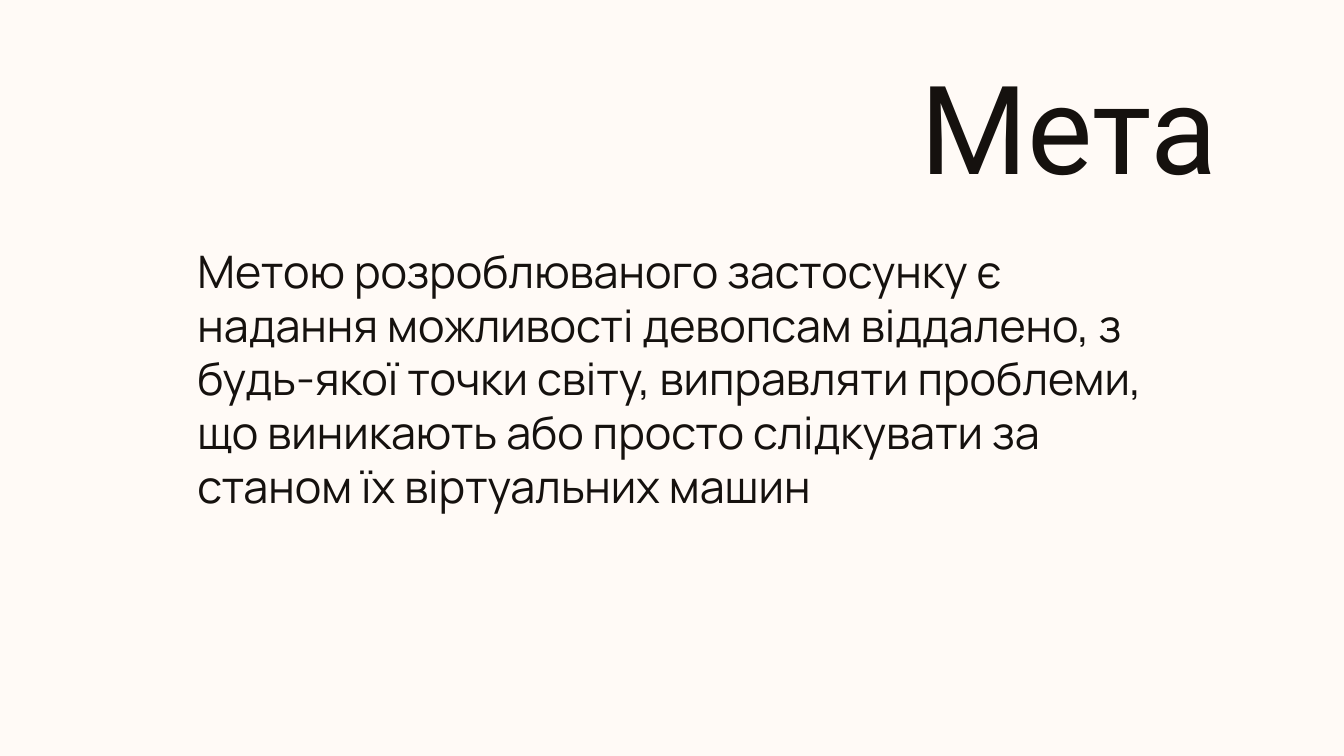
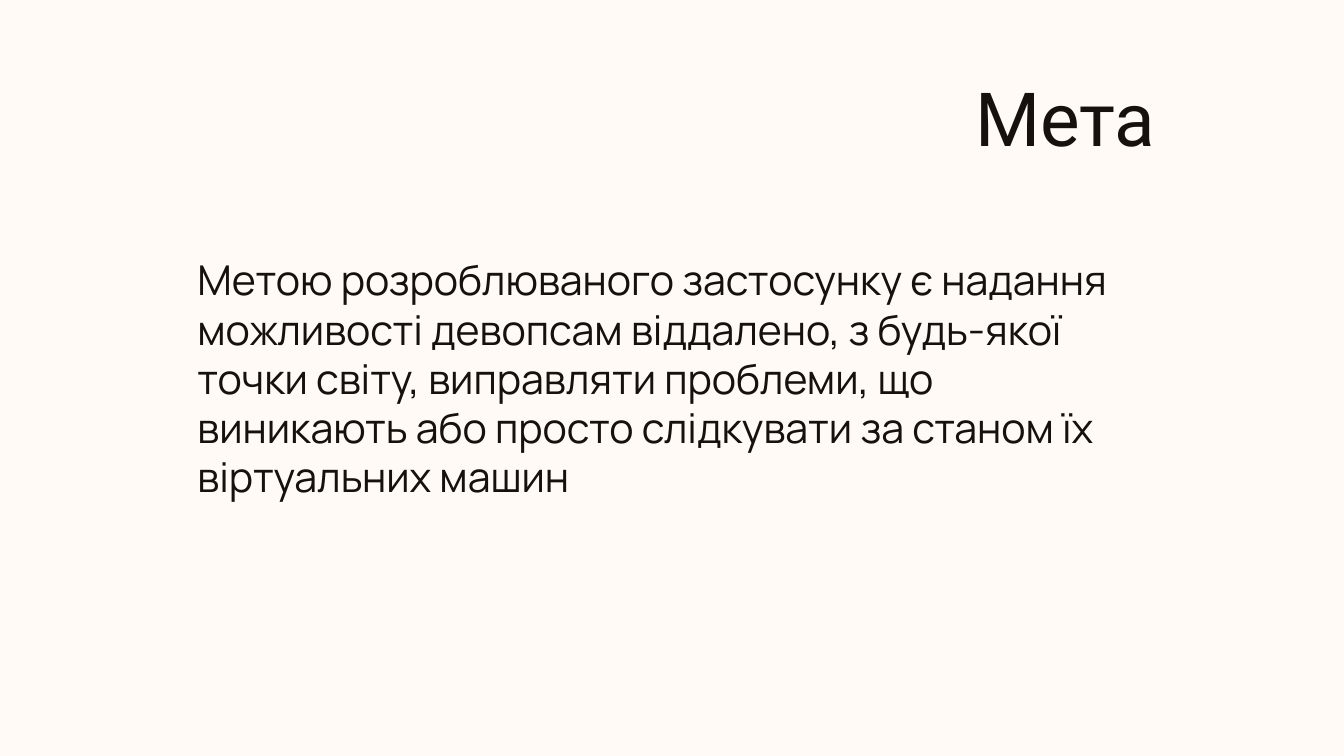
Before and after one commit to johnburitto/VMControlPanel, a slide deck: slide 3 of Презентація.pptx. Drawn at 1344x756 pixels with LibreOffice and Linux fonts; fonts in the diff are those of the drawing; background and template pictures are left out. Boxes give left, top, right and bottom in pixels: in the first picture for what was removed or moved away, otherwise in the second. Text is boxed around its words. In the diff, an @@ line names an element or a change of style, - is before the commit and + after.

```diff
--- a/Презентація.pptx
+++ b/Презентація.pptx
@@ title "Мета": place and size @@
-title "Мета" at (920, 86, 1217, 176)
+title "Мета" at (975, 93, 1155, 147)
@@ title "Мета" at (975, 93, 1155, 147): size 66 to 40 pt @@
@@ subtitle "Метою розроблюваного застосунку є надання ..." at (197, 265, 1106, 502): size 24 to 22 pt @@
```
Also in this commit, not shown: 12 other slides changed, 3 slides added, 8 slides removed, 12 other files.
